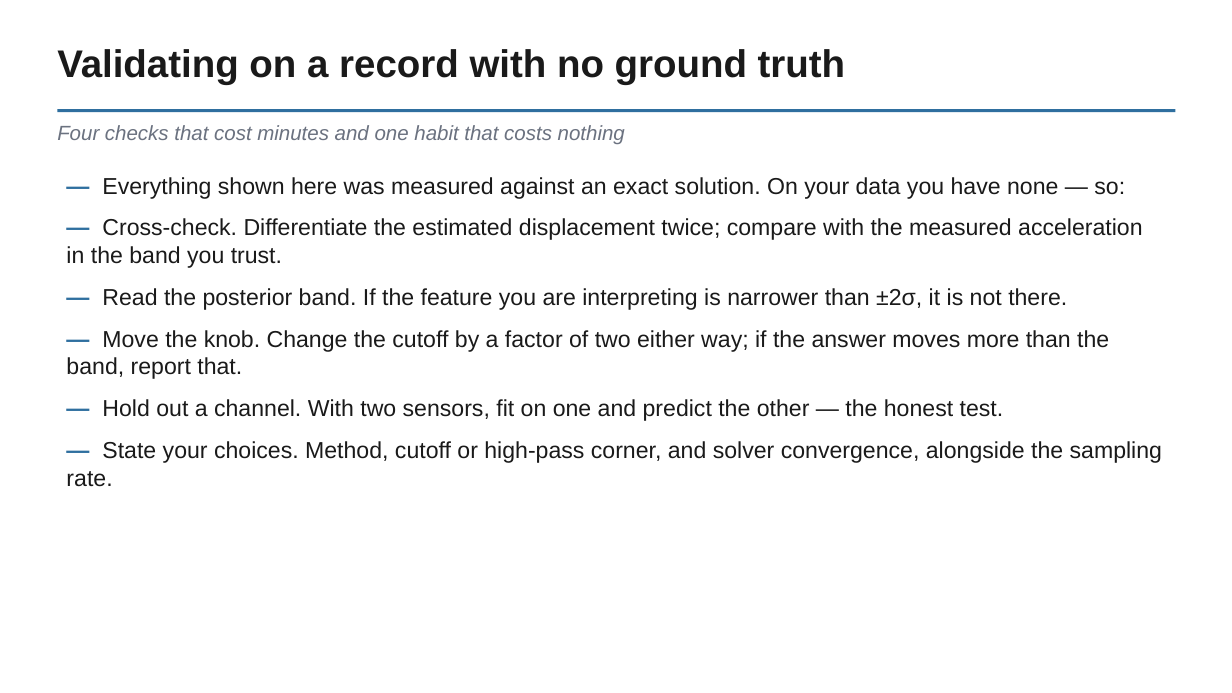
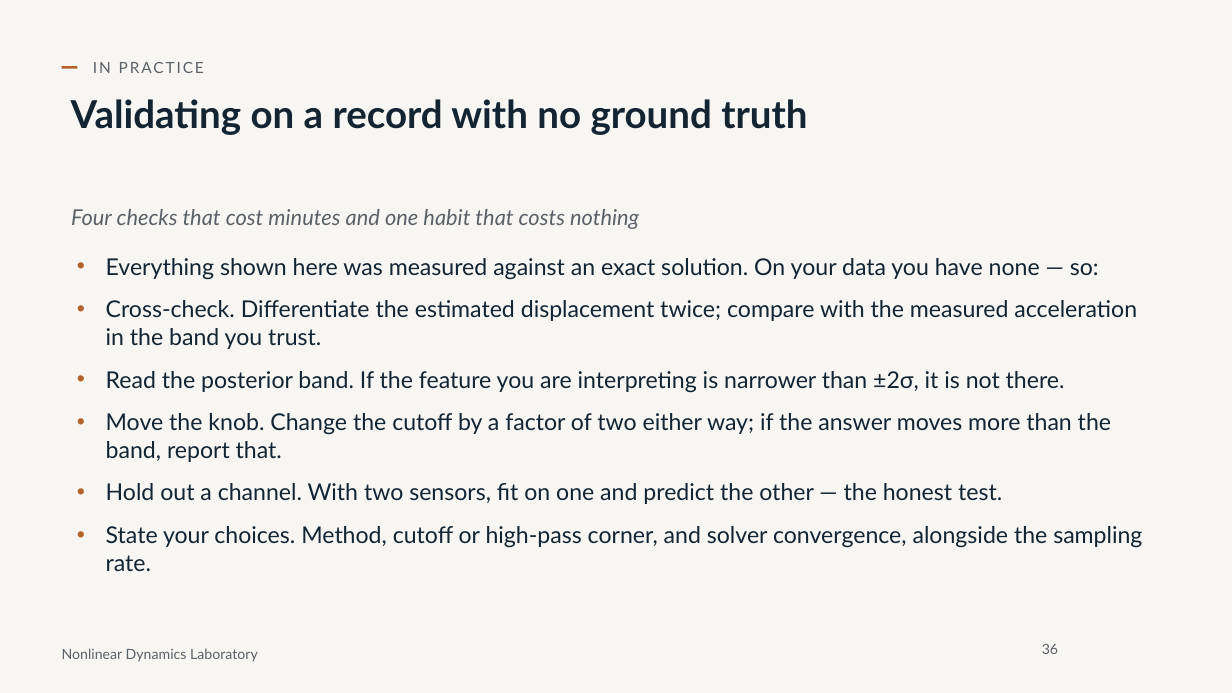
Before and after one commit to nld-uri/kinematics-toolbox, a slide deck: slide 36 of talk/differentiation_integration_talk.pptx (slide 24 before the commit). Drawn at 1232x693 pixels with LibreOffice and Linux fonts; fonts in the diff are those of the drawing; background and template pictures are left out. Boxes give left, top, right and bottom in pixels: in the first picture for what was removed or moved away, otherwise in the second. Text is boxed around its words. In the diff, an @@ line names an element or a change of style, - is before the commit and + after.

```diff
--- a/talk/differentiation_integration_talk.pptx
+++ b/talk/differentiation_integration_talk.pptx
@@ background #FFFFFF to #F7F6F2 @@
@@ title "Validating on a record with ...": place and size @@
-title "Validating on a record with ..." at bbox=[57, 49, 846, 84]
+title "Validating on a record with ..." at bbox=[71, 99, 807, 135]
@@ title "Validating on a record with ..." at bbox=[71, 99, 807, 135]: font Arial to Lato, text colour #1A1A1A to #132433 @@
@@ rectangle added at bbox=[62, 66, 78, 68], fill #B4622A @@
@@ text added at bbox=[93, 62, 204, 73], 12 pt, text #5B6168 @@
+IN PRACTICE
@@ rectangle removed at bbox=[57, 109, 1176, 113] @@
@@ text removed at bbox=[57, 125, 625, 144] @@
-Four checks that cost minutes and one habit that costs nothing
@@ text at bbox=[71, 209, 1142, 571]: text changed; font Arial to Lato; text colour #1A1A1A to #132433 @@
-— Everything shown here was measured against an exact solution. On your data you have none — so:
-— Cross-check. Differentiate the estimated displacement twice; compare with the measured acceleration in the band you trust.
-— Read the posterior band. If the feature you are interpreting is narrower than ±2σ, it is not there.
-— Move the knob. Change the cutoff by a factor of two either way; if the answer moves more than the band, report that.
-— Hold out a channel. With two sensors, fit on one and predict the other — the honest test.
-— State your choices. Method, cutoff or high-pass corner, and solver convergence, alongside the sampling rate.
+Four checks that cost minutes and one habit that costs nothing
+• Everything shown here was measured against an exact solution. On your data you have none — so:
+• Cross-check. Differentiate the estimated displacement twice; compare with the measured acceleration in the band you trust.
+• Read the posterior band. If the feature you are interpreting is narrower than ±2σ, it is not there.
+• Move the knob. Change the cutoff by a factor of two either way; if the answer moves more than the band, report that.
+• Hold out a channel. With two sensors, fit on one and predict the other — the honest test.
+• State your choices. Method, cutoff or high-pass corner, and solver convergence, alongside the sampling rate.
@@ text added at bbox=[62, 648, 258, 662], 11 pt, text #5B6168 @@
+Nonlinear Dynamics Laboratory
@@ page number added at bbox=[1042, 644, 1058, 654], 11 pt, text #5B6168 @@
+36
```
Also in this commit, not shown: 23 other slides changed, 16 slides added, 2 slides removed, 28 other files.
